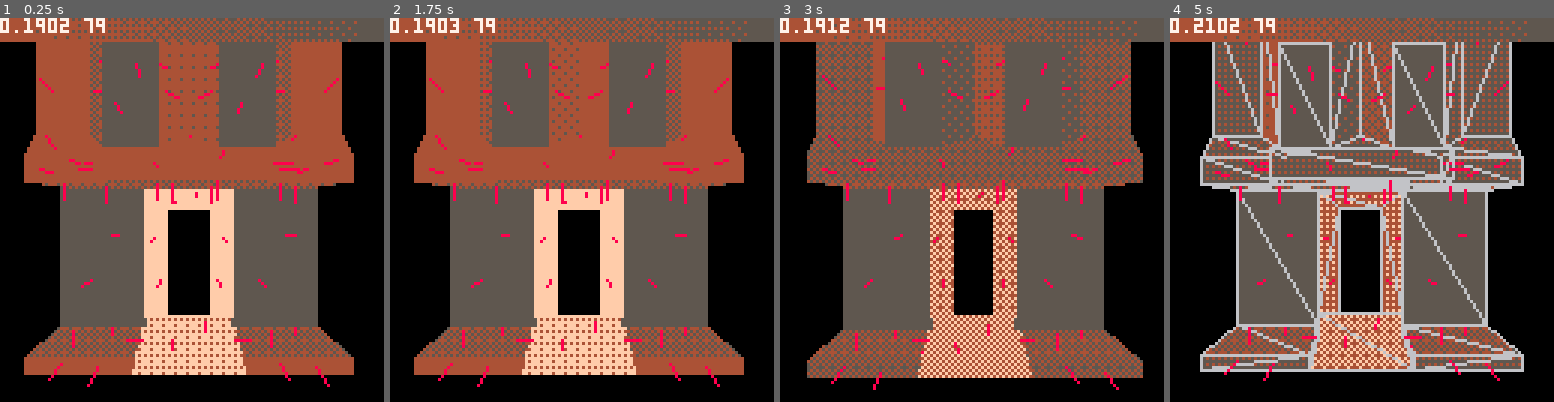
Above: before the commit, frames 1-4 (left to right).
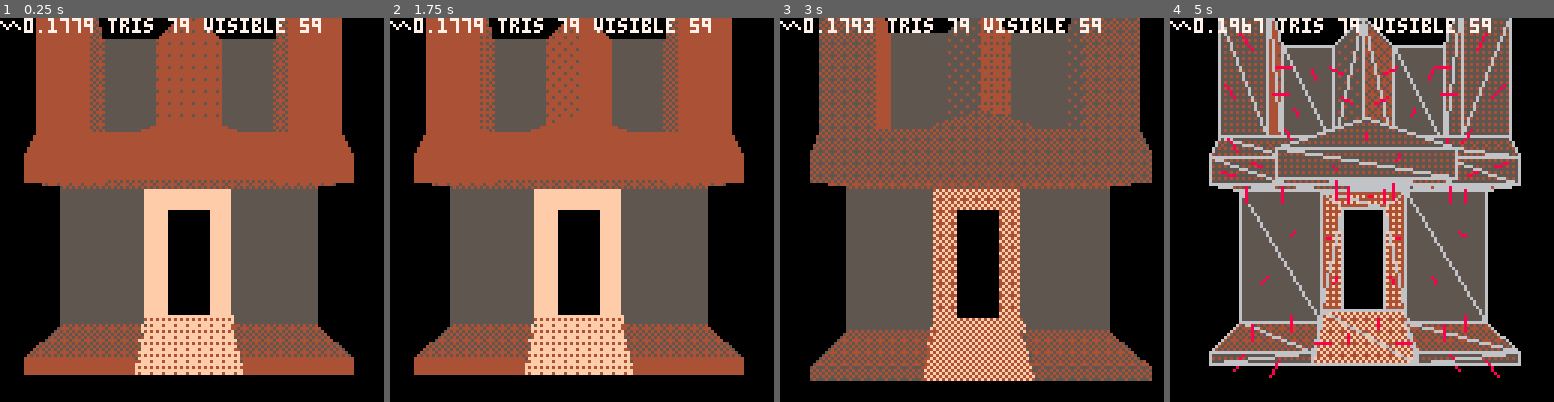
Above: after the commit, the same moments.

Repository: yourykiki/pico8
Game: PICO-8 cartridge model_nab.p8
Two runs of this game, one before a commit and one after it. Both use one fixed random seed, a clock stepped at 60 frames per second and the inputs below.
Inputs:
- Up to frame 1 (0.25 s): no input
- Up to frame 2 (1.75 s): tap X (X key) at 0.33, 1.07 s; hold Right from 1.6 s (still down)
- Up to frame 3 (3 s): tap X (X key) at 1.85, 2.97 s; release Right at 2.1 s; hold Up 2.15-2.42 s; hold Right from 2.47 s (still down)
- Up to frame 4 (5 s): release Right at 3.03 s; hold Left 3.08-3.58 s; hold Down 3.63-3.97 s; hold Right 4.02-4.68 s; tap X (X key) at 4.08 s; hold Up from 4.73 s (still down)

The runs differ from the first frame. In frame 1, 8.8% of the frame differs, in the area x 0-100%, y 0-97%; in frame 2, 8.8%; in frame 3, 13%; in frame 4, 23%, in the area x 0-100%, y 0-95%.

Commit message:
zsorting (#7)

Diff:
--- a/model_nab.p8
+++ b/model_nab.p8
@@ -5,7 +5,7 @@
 
 local cam,scl,wf={},3,false
 local norms,fcntrs,fnorms={},{},{}
-local pnts={
+local vrtx={
  {-48,4,16},{-16,4,16},{-16,4,0},{-48,4,0},
  {-16,0,16},{-16,0,0},{-48,0,0},
  {16,4,16},{48,4,16},{48,4,0},{16,4,0},
@@ -67,7 +67,7 @@
  56,50,34,col3, 56,34,33,col3
 }
 
-local dit={
+local dith={
  0x0000,0x8000,0x8020,0xa020,
  0xa0a0,0xa4a0,0xa4a1,0xa5a1,
  0xa5a5,0xe5a5,0xa5b5,0xf5b5,
@@ -90,10 +90,10 @@
    p[3]=p[3]+sin(a)*v
    self.pos=p
   end,
-  projiso=function(self,pnts)
+  projiso=function(self,vrtx)
    local vert={}
-   for i=1,#pnts do
-    local pnt=pnts[i]
+   for i=1,#vrtx do
+    local pnt=vrtx[i]
     vert[i]={
      pnt[1]+pnt[3]*0.5+64,
      -pnt[2]-pnt[3]*0.5+127
@@ -101,10 +101,10 @@
    end
    return vert
   end,
-  proj=function(self,pnts)
+  proj=function(self,vrtx)
    local vert={}
-   for i=1,#pnts do
-    local v=pnts[i]
+   for i=1,#vrtx do
+    local v=vrtx[i]
     local x,y,z=v[1]-self.pos[1],
      v[2]-self.pos[2],
      v[3]-self.pos[3]
@@ -121,9 +121,9 @@
 function init_norm()
  for i=1,#tris,4 do
   local v1,v2,v3=
-   v_clone(pnts[tris[i]]),
-   v_clone(pnts[tris[i+1]]),
-   v_clone(pnts[tris[i+2]])
+   v_clone(vrtx[tris[i]]),
+   v_clone(vrtx[tris[i+1]]),
+   v_clone(vrtx[tris[i+2]])
 
   local f=
    {(v1[1]+v2[1]+v3[1])/3,
@@ -148,8 +148,8 @@
  init_norm()
 end
 function _update()
- if (btn(⬆️)) cam:mf(0.25)
- if (btn(⬇️)) cam:sb(0.25)
+ if (btn(⬆️)) cam:mf(0.5)
+ if (btn(⬇️)) cam:sb(0.5)
  if (btn(⬅️)) cam.ang-=0.01
  if (btn(➡️)) cam.ang+=0.01
  if (btn(⬆️,1)) cam.pos[2]+=1
@@ -162,63 +162,70 @@
  -- cam
  --camera(-60,-127)
  -- proj
- local proj=cam:proj(pnts)
+ local proj=cam:proj(vrtx)
  local pcntr=cam:proj(fcntrs)
  local pnorm=cam:proj(fnorms)
  -- draw
  color(6)
+ local vistris={}
  for i=1,#tris,4 do
-  local v1,v2,v3,c=
-   proj[tris[i]],
-   proj[tris[i+1]],
-   proj[tris[i+2]],
-   tris[i+3]
-  --if (i==154) color (8)
   local idx=(i-1)/4+1
   local norm=norms[idx]
-  local vp=v_clone(pnts[tris[i]])
+  local vp=v_clone(vrtx[tris[i]])
   local vcam=cam.pos
   v_add(vp,vcam,-1)
 
   if v_dot(norm,vp)<0 then
-   color(c)
-   --local lgt={0,0,1}
-   local a=cam.ang
-   local lgt={cos(a),0,-sin(a)}
-   v_normz(lgt)
-   local ptn=v_dot(norms[idx],lgt)
-   ptn=flr(ptn*8+8)
---   print(ptn)
-   fillp(dit[flr(ptn)])
-
-   tri(v1[1],v1[2],v2[1],v2[2],v3[1],v3[2],c)
+   add(vistris,{
+    key=fcntrs[idx][3],itris=i
+   })
   end
+ end
+ shellsort(vistris)
+
+ --local lgt={0,0,1}
+ local a=cam.ang
+ local lgt={cos(a),0,-sin(a)}
+ v_normz(lgt)
+
+ for j=#vistris,1,-1 do
+  local i=vistris[j].itris
+  local v1,v2,v3,c,idx=
+	  proj[tris[i]],
+	  proj[tris[i+1]],
+	  proj[tris[i+2]],
+	  tris[i+3],
+	  (i-1)/4+1
+
+  color(c)
+  local ptn=v_dot(norms[idx],lgt)
+  ptn=flr(ptn*8+8)
+  fillp(dith[flr(ptn)])
+  tri(v1[1],v1[2],v2[1],v2[2],v3[1],v3[2],c)
   -- wireframe
   fillp()
   if wf then
    line(v1[1],v1[2],v2[1],v2[2],6)
    line(v3[1],v3[2])
    line(v1[1],v1[2])
-  end
-  -- normals
---  if i>150 and i<330 then
-
+   -- normals
    local n1=pcntr[idx]
    local n2=pnorm[idx]
    line(n1[1],n1[2],n2[1],n2[2],8)
---  end
+  end
+
  end
  -- test dither
- for i=1,#dit do
-  color(0x54)
-  fillp(dit[i])
-  rectfill((i-1)*8,0,i*8,7)
- end
+-- for i=1,#dit do
+--  color(0x54)
+--  fillp(dith[i])
+--  rectfill((i-1)*8,0,i*8,7)
+-- end
  fillp()
- -- pouet
- --camera()
- print(stat(1).." "
-   ..(#tris/4).." ",0,0,7)
+
+ print("∧"..stat(1).." tris "
+   ..(#tris/4).." visible "
+   ..#vistris.." ",0,0,7)
 end
 
 
@@ -309,7 +316,7 @@
 -->8
 --triplefox with ciura's sequence
 --https://www.lexaloffle.com/bbs/?tid=2477
-shell_gaps={701,301,132,57,23,10,4,1}
+local shell_gaps={701,301,132,57,23,10,4,1}
 function shellsort(a)
  for gap in all(shell_gaps) do
   if gap<=#a then
Not shown, changed: the thumbnail (__label__) section of model_nab.p8
